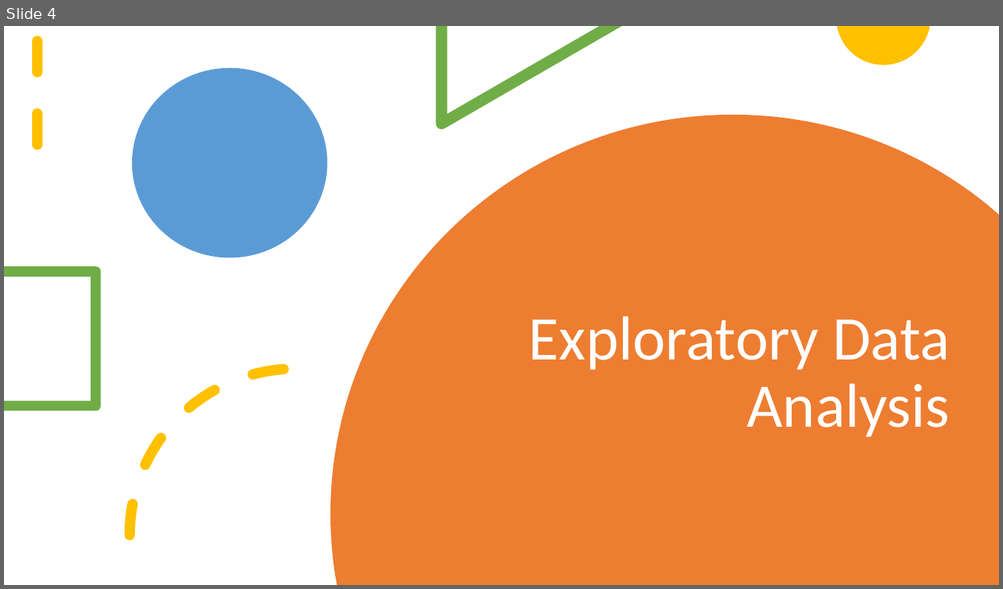
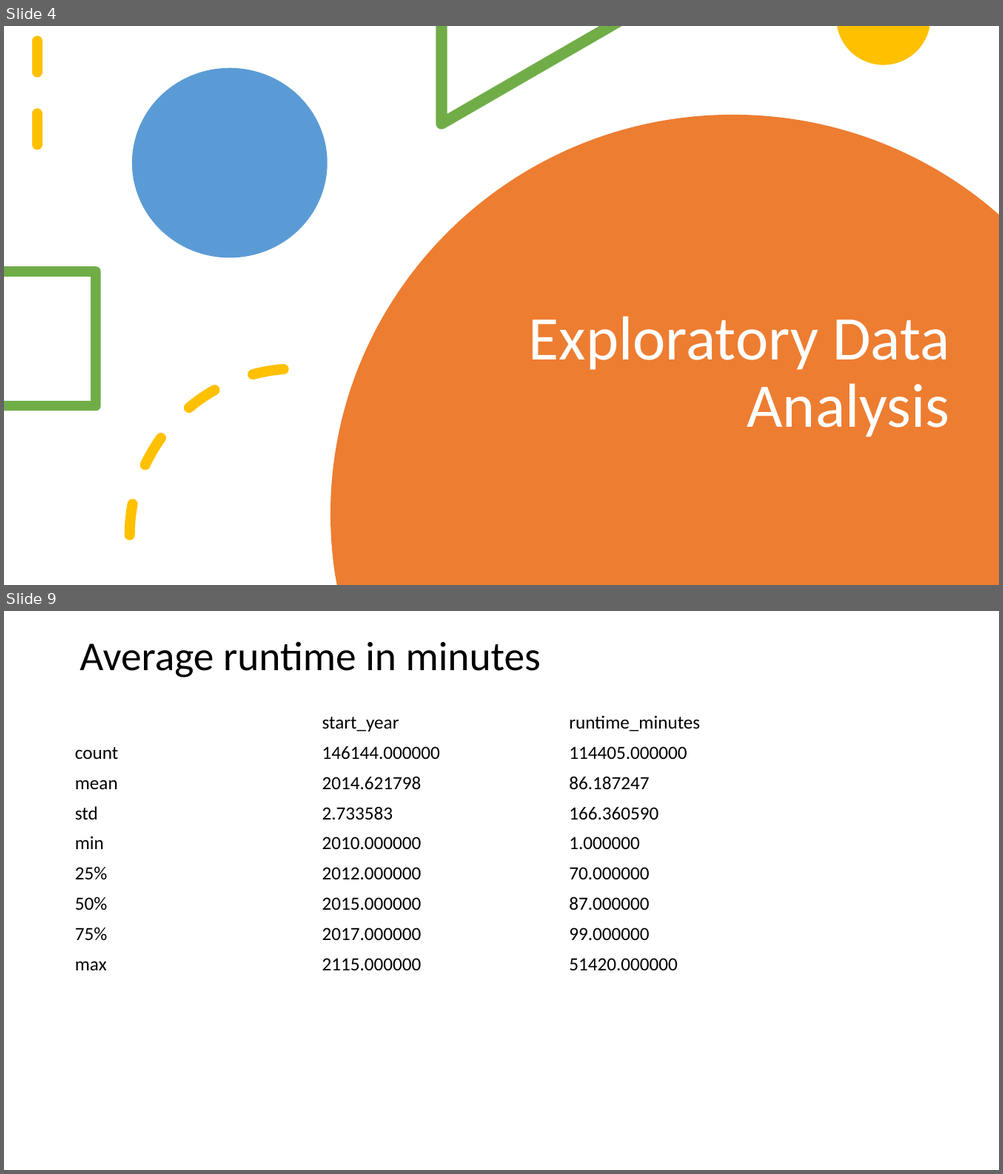
Before and after one commit to okudapascal/Phase_1-Project-Moringa, a slide deck: Presentation pascal v01.pptx. Shown one above the other, each under a label of ours: slide 4 before the commit, slides 4 and 9 after it; the slides between them are not shown. The pictures are 1003x589 and 1003x1174 pixels, drawn with LibreOffice and Linux fonts; fonts in the diff are those of the drawing. Boxes give left, top, right and bottom in pixels: in the first picture for what was removed or moved away, otherwise in the second. Text is boxed around its words. In the diff, an @@ line names an element or a change of style, - is before the commit and + after.

```diff
--- a/Presentation pascal v01.pptx
+++ b/Presentation pascal v01.pptx
@@ slide 9 added at (4,611,999,1170), background #FFFFFF @@
@@ title added at (79,641,540,678), 39.6 pt, text #000000 @@
+Average runtime in minutes
@@ table added at (68,707,808,976), 9 rows, 3 columns @@
+ | start_year | runtime_minutes
+count | 146144.000000 | 114405.000000
+mean | 2014.621798 | 86.187247
+std | 2.733583 | 166.360590
+min | 2010.000000 | 1.000000
+25% | 2012.000000 | 70.000000
+50% | 2015.000000 | 87.000000
+75% | 2017.000000 | 99.000000
+max | 2115.000000 | 51420.000000
```
Also in this commit, not shown: 1 slide changed, 6 other slides added, 5 slides removed.
